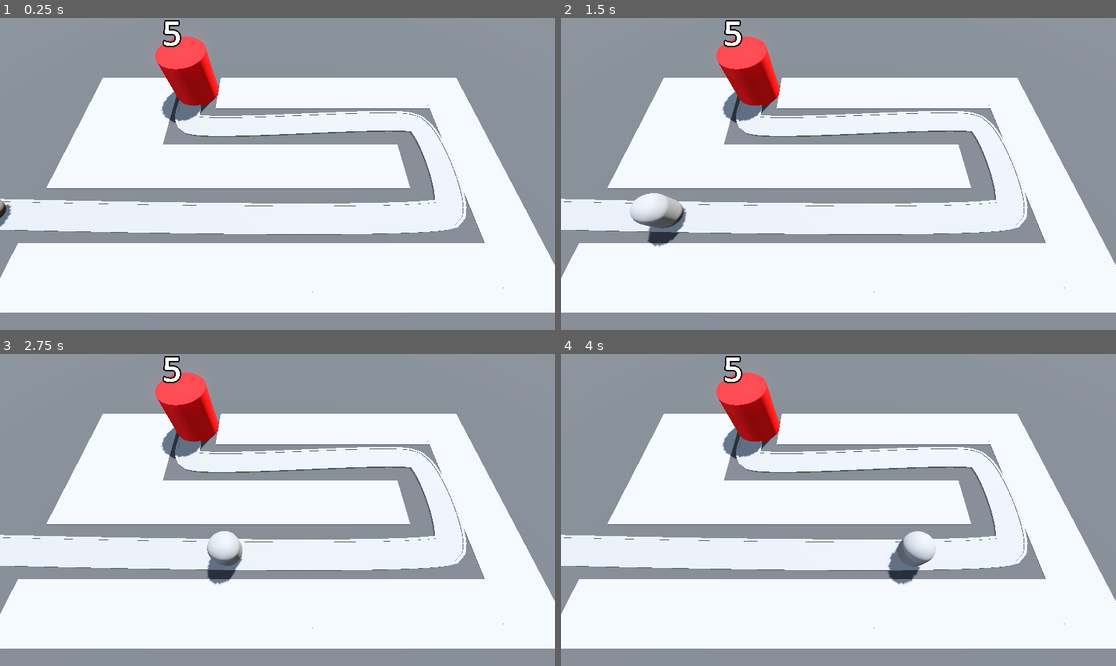
Above: before the commit, frames 1-4 (two rows, left to right).
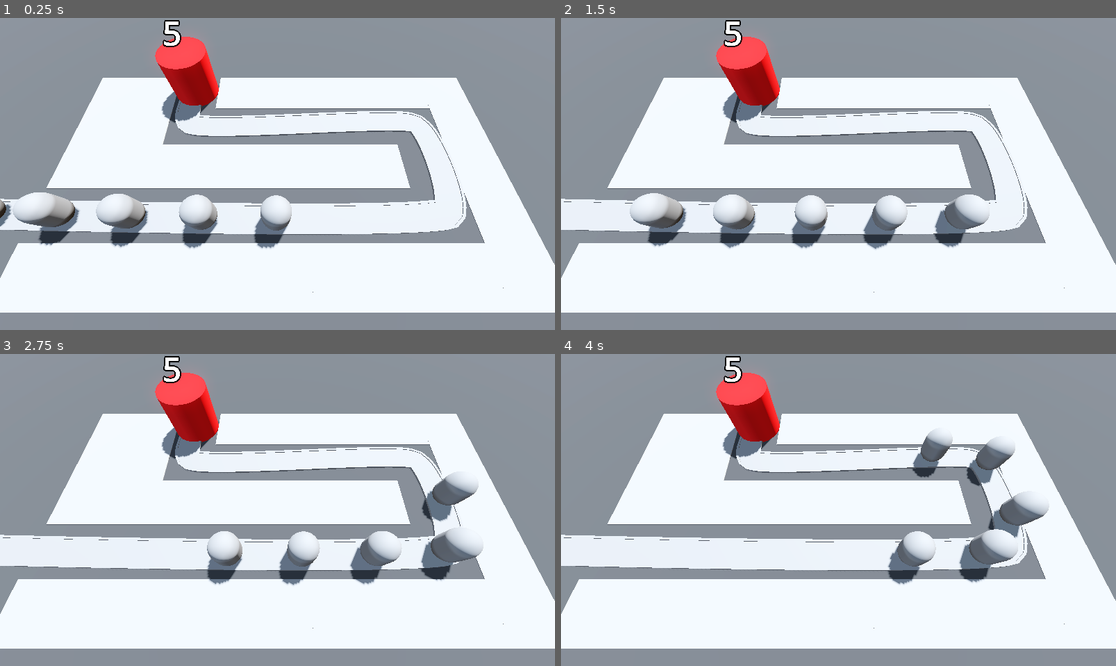
Above: after the commit, the same moments.

Repository: caiobribeiro/godot-barbarian-blaster
Game: Godot game, scene res://scene/base_level.tscn
The game is run twice, just before and just after one commit, with the same random seed, the same clock (stepped at 60 frames per second) and the same inputs.
Inputs:
- Up to frame 1 (0.25 s): no input
- Up to frame 2 (1.5 s): no input
- Up to frame 3 (2.75 s): no input
- Up to frame 4 (4 s): no input

The runs differ from the first frame. In frame 1, 3.3% of the frame differs, in the area x 2-53%, y 55-74%; in frame 2, 3.1%; in frame 3, 3.4%, in the area x 50-88%, y 38-75%; in frame 4, 3.0%.

Commit message:
feat: introduction current_health and set

Diff:
--- a/base/base.gd
+++ b/base/base.gd
@@ -2,13 +2,21 @@
 
 
 @export var max_health: int = 5
+@export var current_health: int:
+	set(health_in):
+		current_health = health_in
+		print("health was changed")
+		label_3d.text = str(current_health)
+		if current_health < 1:
+			get_tree().reload_current_scene()
+
+
+
 @onready var label_3d: Label3D = $Label3D
 
 func _ready() -> void:
-	label_3d.text = str(max_health)
+	current_health = max_health
 
 func take_damage() -> void:
-	if max_health > 0:
-		max_health -= 1
-	label_3d.text = str(max_health)
 	print("damage dealt to base!")
+	current_health -= 1
--- a/scene/base_level.tscn
+++ b/scene/base_level.tscn
@@ -104,5 +104,25 @@
 transform = Transform3D(-0.02724389, 0, -0.99960357, 0, 1, 0, 0.99960357, 0, -0.02724389, -19.971, 1.14441e-05, 5.95843)
 loop = false
 
+[node name="Enemy2" parent="Path3D" instance=ExtResource("2_2vejk")]
+transform = Transform3D(-0.02225247, 0, -0.99972713, 0, 1, 0, 0.99972713, 0, -0.02225247, -14.972652, 1.1444101e-05, 6.079603)
+progress = 5.0
+loop = false
+
+[node name="Enemy3" parent="Path3D" instance=ExtResource("2_2vejk")]
+transform = Transform3D(-0.018482402, 0, -0.99980396, 0, 1, 0, 0.99980396, 0, -0.018482402, -9.973527, 1.14441e-05, 6.181621)
+progress = 10.0
+loop = false
+
+[node name="Enemy4" parent="Path3D" instance=ExtResource("2_2vejk")]
+transform = Transform3D(-0.013896546, 0, -0.9998782, 0, 1, 0, 0.9998782, 0, -0.013896546, -4.9742136, 1.1444099e-05, 6.2630816)
+progress = 15.0
+loop = false
+
+[node name="Enemy5" parent="Path3D" instance=ExtResource("2_2vejk")]
+transform = Transform3D(-0.0074701556, 0, -0.9999469, 0, 1, 0, 0.9999469, 0, -0.0074701556, 0.025532888, 1.1444092e-05, 6.317589)
+progress = 20.0
+loop = false
+
 [node name="Base" parent="." instance=ExtResource("3_n4a7e")]
 transform = Transform3D(1, 0, 0, 0, 1, 0, 0, 0, 1, -6, 0, -6.2)
